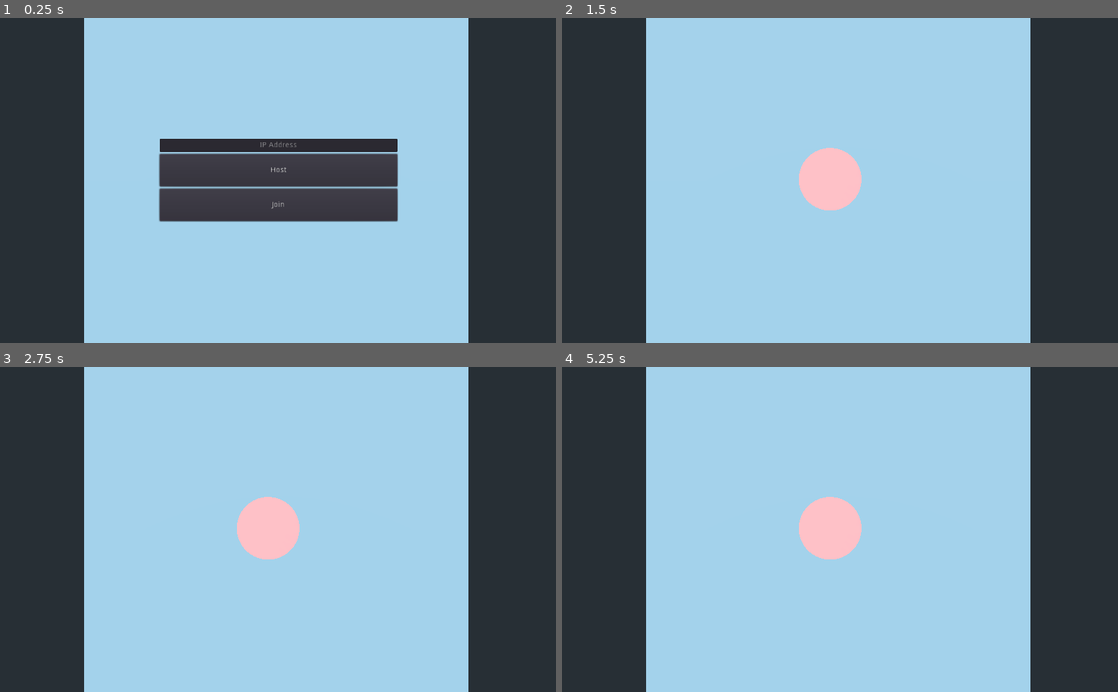
Above: before the commit, frames 1-4 (two rows, left to right).
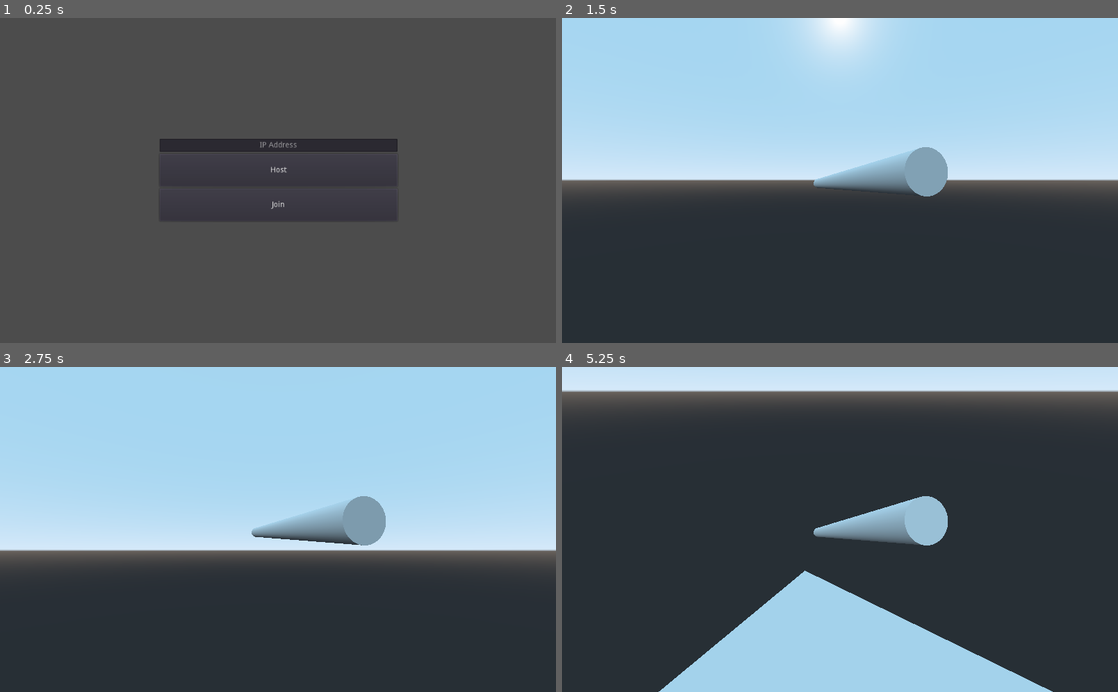
Above: after the commit, the same moments.

Repository: MikeTeok/LouSangOnline
Game: Godot game, scene res://scenes/Game.tscn
The game is run twice, just before and just after one commit, with the same random seed, the same clock (stepped at 60 frames per second) and the same inputs.
Inputs (mouse positions are in pixels of both pictures, inside the frame that each line leads up to):
- Up to frame 1 (0.25 s): no input
- Up to frame 2 (1.5 s): click (840, 144) at 0.52 s; type "12" at 0.6 s; click "Host" at 1.25 s
- Up to frame 3 (2.75 s): tap Enter at 2 s; move the mouse to (400, 513) at 2.02 s
- Up to frame 4 (5.25 s): tap Space at 2.75, 4.25 s; move the mouse to (728, 545) at 2.77 s; tap Enter at 3.5, 5 s; move the mouse to (895, 458) at 3.52 s; move the mouse to (812, 594) at 4.27 s; move the mouse to (1006, 578) at 5.02 s

The runs differ from the first frame. In frame 1, 90% of the frame differs, in the area x 0-100%, y 0-100%; in frame 2, 59%; in frame 3, 56%; in frame 4, 59%.

Commit message:
makes player camera moves

Diff:
--- a/scenes/Game.tscn
+++ b/scenes/Game.tscn
@@ -69,9 +69,6 @@
 transform = Transform( 1, 0, 0, 0, -4.37114e-08, 1, 0, -1, -4.37114e-08, 0, 31.604, 0 )
 visible = false
 
-[node name="Camera" type="Camera" parent="."]
-transform = Transform( 1, 0, 0, 0, -4.37114e-08, 1, 0, -1, -4.37114e-08, 0.219823, 30.1805, 0 )
-
 [connection signal="text_changed" from="NetworkSetup/VBoxContainer/ip_address" to="NetworkSetup" method="_on_ip_address_text_changed"]
 [connection signal="pressed" from="NetworkSetup/VBoxContainer/Host_button" to="NetworkSetup" method="_on_Host_button_pressed"]
 [connection signal="pressed" from="NetworkSetup/VBoxContainer/Join_button" to="NetworkSetup" method="_on_Join_button_pressed"]
--- a/scenes/player.tscn
+++ b/scenes/player.tscn
@@ -1,10 +1,10 @@
-[gd_scene load_steps=7 format=2]
+[gd_scene load_steps=6 format=2]
 
 [ext_resource path="res://scripts/player.gd" type="Script" id=2]
 
-[sub_resource type="VisualShaderNodeColorConstant" id=1]
-output_port_for_preview = 0
-constant = Color( 1, 0.394531, 0.394531, 1 )
+[sub_resource type="CylinderShape" id=5]
+radius = 0.5
+height = 20.0
 
 [sub_resource type="VisualShader" id=2]
 code = "shader_type spatial;
@@ -19,17 +19,7 @@
 }
 
 void fragment() {
-// Color:2
-	vec3 n_out2p0 = vec3(1.000000, 0.394531, 0.394531);
-	float n_out2p1 = 1.000000;
-
 // Output:0
-	ALBEDO = n_out2p0;
-	EMISSION = n_out2p0;
-	NORMAL = n_out2p0;
-	NORMALMAP = n_out2p0;
-	ANISOTROPY_FLOW = n_out2p0.xy;
-	TRANSMISSION = n_out2p0;
 
 }
 
@@ -40,9 +30,6 @@
 "
 graph_offset = Vector2( 0, 132.283 )
 nodes/fragment/0/position = Vector2( 820, -20 )
-nodes/fragment/2/node = SubResource( 1 )
-nodes/fragment/2/position = Vector2( 460, 160 )
-nodes/fragment/connections = PoolIntArray( 2, 0, 0, 7, 2, 0, 0, 8, 2, 0, 0, 0, 2, 0, 0, 5, 2, 0, 0, 15, 2, 0, 0, 17 )
 
 [sub_resource type="ShaderMaterial" id=3]
 shader = SubResource( 2 )
@@ -53,16 +40,9 @@
 bottom_radius = 0.5
 height = 20.0
 
-[sub_resource type="CylinderShape" id=5]
-radius = 0.5
-height = 20.0
-
 [node name="Player" type="KinematicBody"]
 transform = Transform( 1, 0, 0, 0, 0.999996, 0.00272274, 0, -0.00272274, 0.999996, 0, 0, 0 )
 script = ExtResource( 2 )
-
-[node name="CSGMesh" type="CSGMesh" parent="."]
-mesh = SubResource( 4 )
 
 [node name="CollisionShape" type="CollisionShape" parent="."]
 shape = SubResource( 5 )
@@ -73,4 +53,11 @@
 
 [node name="Tween" type="Tween" parent="."]
 
+[node name="Camera" type="Camera" parent="."]
+transform = Transform( 1, 0, 0, 0, 1, -2.32831e-10, 0, 2.32831e-10, 1, 0, 15, 0 )
+
+[node name="CSGMesh" type="CSGMesh" parent="Camera"]
+transform = Transform( -0.911179, 0.245966, -0.330534, -0.333963, 0.0289099, 0.942143, 0.241291, 0.968847, 0.0558014, 1.49012e-08, -0.0388966, -16.2669 )
+mesh = SubResource( 4 )
+
 [connection signal="timeout" from="NetworkTickRate" to="." method="_on_NetworkTickRate_timeout"]
--- a/scripts/player.gd
+++ b/scripts/player.gd
@@ -5,9 +5,29 @@
 onready var tween = $Tween
 onready var timer = $NetworkTickRate
 
+onready var camera = $Camera
+var mouseDelta : Vector2 = Vector2()
+var minLookAngle : float = -45.0
+var maxLookAngle : float = 45.0
+var lookSensitivity : float = 0.5
+
 func _physics_process(delta):
 	if is_network_master():
 		pass
+
+func _process (delta):
+	# rotate camera along X axis
+	camera.rotation_degrees -= Vector3(rad2deg(mouseDelta.y), 0, 0) * lookSensitivity * delta
+	# clamp the vertical camera rotation
+	camera.rotation_degrees.x = clamp(camera.rotation_degrees.x, minLookAngle, maxLookAngle)
+	# rotate player along Y axis
+	rotation_degrees -= Vector3(0, rad2deg(mouseDelta.x), 0) * lookSensitivity * delta
+	# reset the mouse delta vector
+	mouseDelta = Vector2()
+
+func _unhandled_input(event):
+	if event is InputEventMouseMotion:
+		mouseDelta = event.relative
 
 puppet func update_state(p_position):
 	puppet_position = p_position
